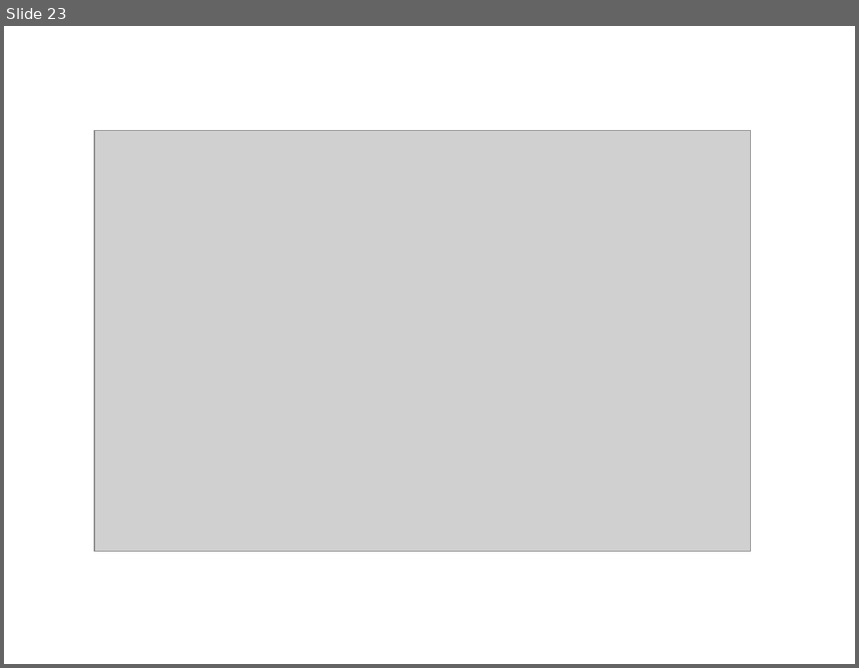
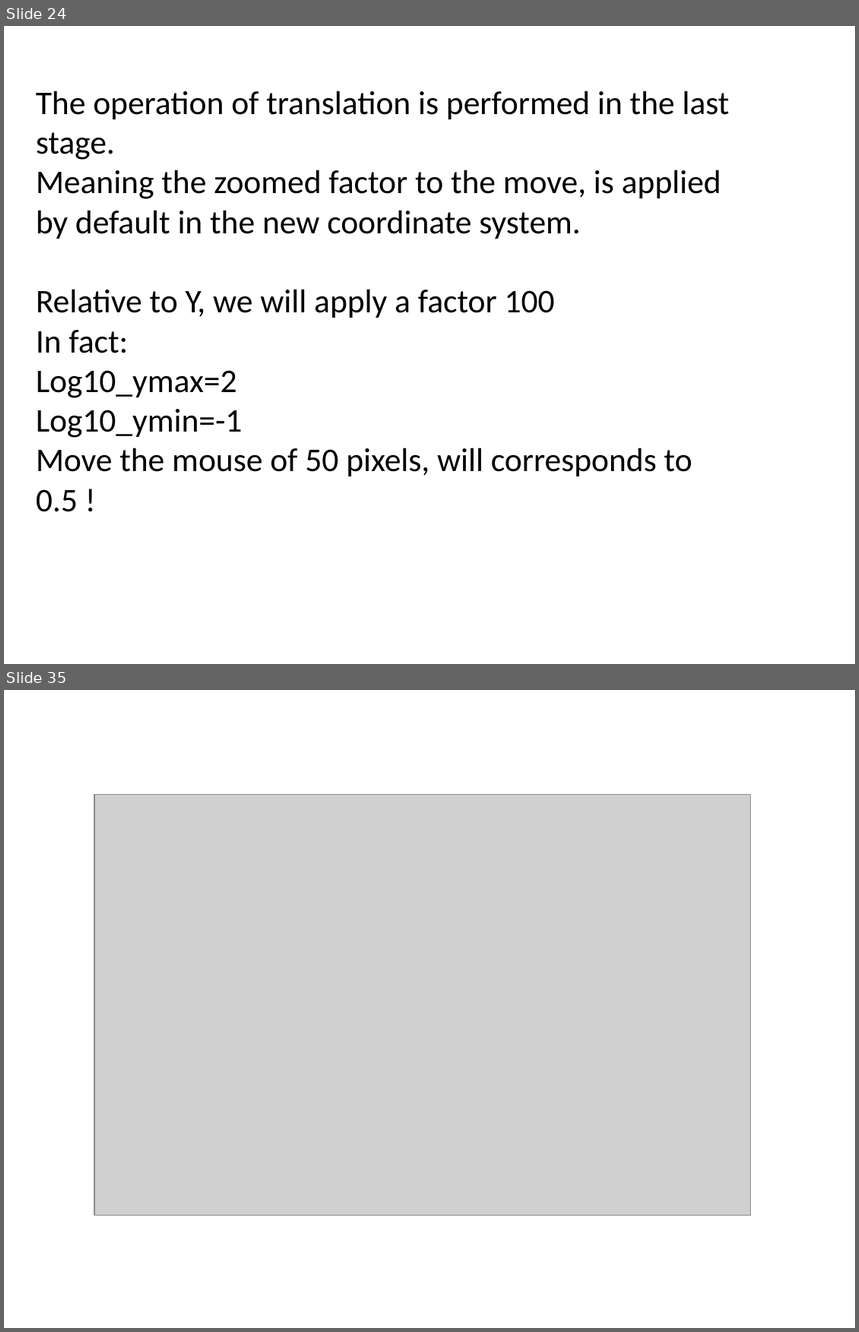
Before and after one commit to ckl67/PAC-Tool, a slide deck: prog_help/pac-tool help draw.pptx. Shown one above the other, each under a label of ours: slide 23 before the commit, slides 24 and 35 after it; the slides between them are not shown. The pictures are 859x668 and 859x1332 pixels, drawn with LibreOffice and Linux fonts; fonts in the diff are those of the drawing; grey boxes stand for pictures. Boxes give left, top, right and bottom in pixels: in the first picture for what was removed or moved away, otherwise in the second. Text is boxed around its words. In the diff, an @@ line names an element or a change of style, - is before the commit and + after.

Commit message:
Progress to final stage ... but style some bugs difficult to fix

```diff
--- a/prog_help/pac-tool help draw.pptx
+++ b/prog_help/pac-tool help draw.pptx
@@ slide 24 added at bbox=[4, 26, 855, 664], background #FFFFFF @@
@@ text added at bbox=[36, 91, 730, 512], 28 pt, text #000000 @@
+The operation of translation is performed in the last stage.
+Meaning the zoomed factor to the move, is applied by default in the new coordinate system.
+Relative to Y, we will apply a factor 100
+In fact:
+Log10_ymax=2
+Log10_ymin=-1
+Move the mouse of 50 pixels, will corresponds to 0.5 !
@@ what was slide 23 is now slide 35 @@
```
Also in this commit, not shown: 5 slides changed, 22 other slides added, 11 slides removed, 14 other files.
